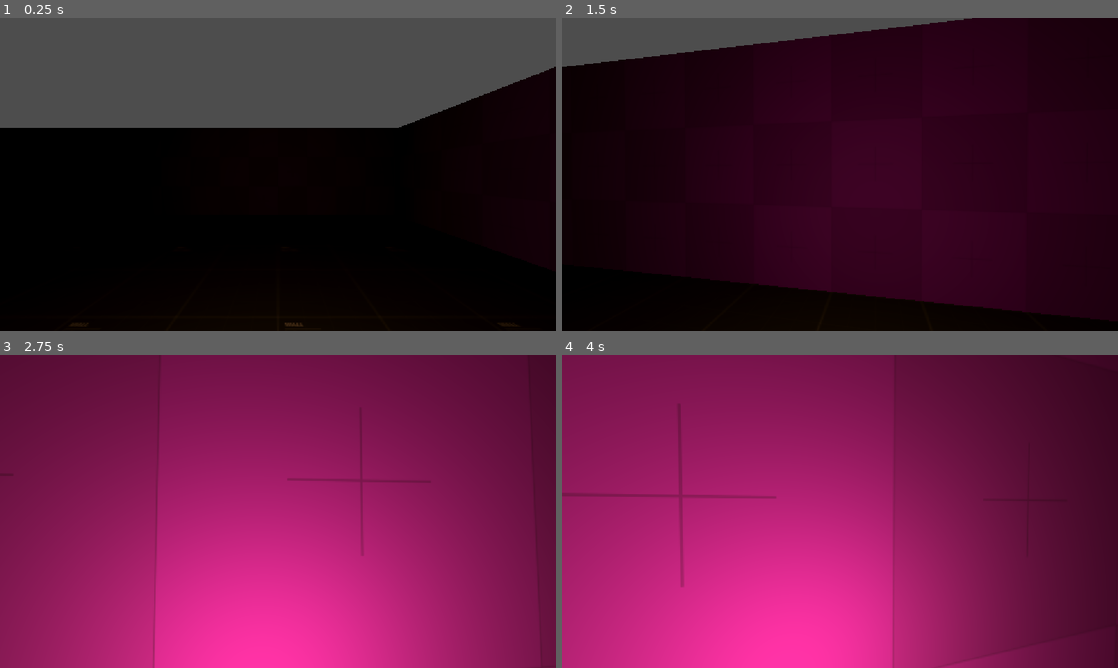
Above: before the commit, frames 1-4 (two rows, left to right).
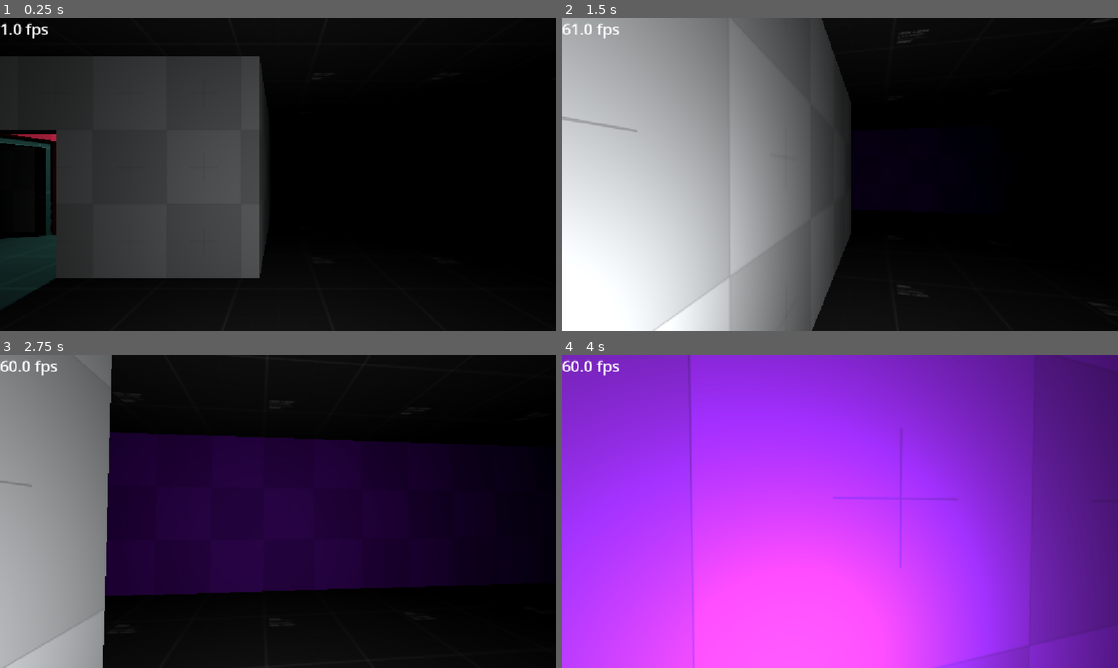
Above: after the commit, the same moments.

Repository: Marcinuu16/The-Last-Admin
Game: Godot game, scene res://levels/level1/level1.tscn
The game is run twice, just before and just after one commit, with the same random seed, the same clock (stepped at 60 frames per second) and the same inputs.
Inputs (mouse positions are in pixels of both pictures, inside the frame that each line leads up to):
- Up to frame 1 (0.25 s): no input
- Up to frame 2 (1.5 s): tap Enter (ui_accept) at 0.5, 0.77 s; move the mouse to (867, 174) at 0.52 s; hold W (action_forward) from 0.53 s (still down); tap E (action_interact) at 0.6, 1.35 s; move the mouse to (812, 174) at 1.27 s
- Up to frame 3 (2.75 s): keep holding W (action_forward); tap Enter (ui_accept) at 1.52 s; move the mouse to (289, 505) at 2.02 s; tap E (action_interact) at 2.1 s
- Up to frame 4 (4 s): keep holding W (action_forward); move the mouse to (834, 517) at 2.77 s; tap E (action_interact) at 2.85, 3.6 s; tap Enter (ui_accept) at 3.02, 3.77 s; move the mouse to (878, 514) at 3.52 s

The runs differ from the first frame. In frame 1, 49% of the frame differs, in the area x 0-100%, y 0-100%; in frame 2, 93%; in frame 3, 100%; in frame 4, 100%.

Commit message:
Add elevator, omni lights

Diff:
--- a/entities/player/player.gd
+++ b/entities/player/player.gd
@@ -1,6 +1,6 @@
 extends CharacterBody3D
 
-const SPEED = 5.0
+const SPEED = 3.0
 const JUMP_VELOCITY = 4.5
 var lock: bool = true
 
@@ -16,6 +16,9 @@
 
 func _ready():
 	Input.mouse_mode = Input.MOUSE_MODE_CAPTURED
+
+func _process(delta: float) -> void:
+	$Control/Label.text = str(Engine.get_frames_per_second())+" fps"
 
 func _physics_process(delta: float) -> void:
 	# Add the gravity.
@@ -33,6 +36,7 @@
 		velocity.y = JUMP_VELOCITY
 		buffer_time.stop()
 
+
 	# Get the input direction and handle movement.
 	var input_dir := Input.get_vector("action_left", "action_right", "action_forward", "action_backward")
 
@@ -44,6 +48,7 @@
 	else:
 		velocity.x = move_toward(velocity.x, 0, SPEED)
 		velocity.z = move_toward(velocity.z, 0, SPEED)
+
 
 	move_and_slide()
 
@@ -67,3 +72,7 @@
 		camera_handle.rotation.x = camera_pitch
 		camera_handle.rotation.y = 0.0
 		camera_handle.rotation.z = 0.0
+
+
+func _on_area_3d_body_entered(body: Node3D) -> void:
+	pass # Replace with function body.
--- a/entities/player/player.tscn
+++ b/entities/player/player.tscn
@@ -22,10 +22,12 @@
 
 [node name="MeshInstance3D" type="MeshInstance3D" parent="." unique_id=845791984]
 transform = Transform3D(1, 0, 0, 0, 1, 0, 0, 0, 1, 0, 1, 0)
+cast_shadow = 0
 mesh = SubResource("CapsuleMesh_7pxhf")
 
-[node name="MeshInstance3D2" type="MeshInstance3D" parent="." unique_id=1572493083]
-transform = Transform3D(1, 0, 0, 0, 0.6, 0, 0, 0, 1, 0, 1.1333008, 0.5871049)
+[node name="MeshInstance3D2" type="MeshInstance3D" parent="MeshInstance3D" unique_id=1572493083]
+transform = Transform3D(1, 0, 0, 0, 0.6, 0, 0, 0, 1, 0, 0.13330078, 0.5871049)
+cast_shadow = 0
 mesh = SubResource("CapsuleMesh_symyc")
 
 [node name="CollisionShape3D" type="CollisionShape3D" parent="." unique_id=611926844]
@@ -43,6 +45,13 @@
 
 [node name="OmniLight3D" type="OmniLight3D" parent="." unique_id=2079340347]
 transform = Transform3D(1, 0, 0, 0, 1, 0, 0, 0, 1, 0, 1, 0)
-light_color = Color(0.8764638, 0.6063275, 0.35047534, 1)
 omni_range = 10.0
 omni_attenuation = 2.0
+
+[node name="Control" type="CanvasLayer" parent="." unique_id=1298820888]
+
+[node name="Label" type="Label" parent="Control" unique_id=1864472984]
+offset_right = 502.0
+offset_bottom = 290.0
+theme_override_font_sizes/font_size = 32
+text = "tekst"
--- /dev/null
+++ b/levels/level1/area_3d.gd
@@ -0,0 +1,46 @@
+extends Area3D
+
+var can_use_door: bool = false
+var step: float = 0.05
+
+@onready var el1 = get_parent().get_node("CSGCombiner3D").get_node("el1")
+@onready var el2 = get_parent().get_node("CSGCombiner3D").get_node("el2")
+
+# Store original positions and sizes to prevent infinite drift
+@onready var el1_orig_pos = el1.position
+@onready var el1_orig_size_z = el1.size.z
+@onready var el2_orig_pos = el2.position
+@onready var el2_orig_size_z = el2.size.z
+
+func _on_body_entered(body: Node3D) -> void:
+	if body is CharacterBody3D:
+		can_use_door = true
+		print("???")
+
+func _on_body_exited(body: Node3D) -> void:
+	if body is CharacterBody3D:
+		can_use_door = false
+		print("ne")
+
+func open_elevator() -> void:
+	# 1. Update the size using the current step
+	el1.size.z = step
+	el2.size.z = step
+
+	# 2. Calculate total size difference from the original size
+	var size_diff = step - el1_orig_size_z
+
+	# 3. Set position relative to the original position (prevents accumulation)
+	el1.position.z = el1_orig_pos.z - (size_diff / 2.0)
+	el2.position.z = el2_orig_pos.z + (size_diff / 2.0)
+
+func _unhandled_input(event: InputEvent) -> void:
+	if Input.is_action_just_pressed("action_interact") and can_use_door:
+		# Disable interaction while opening so it can't be triggered twice
+		can_use_door = false
+
+		for i in range(10):
+			step += 0.1
+			open_elevator()
+			print(step)
+			await get_tree().create_timer(0.1).timeout # Changed to 0.1s for a smoother animation
--- a/levels/level1/level1.tscn
+++ b/levels/level1/level1.tscn
@@ -5,6 +5,10 @@
 [ext_resource type="Material" uid="uid://d07805smv7qq7" path="res://commons/materials/white_checker.tres" id="2_ps0pm"]
 [ext_resource type="Material" uid="uid://bgllg4yiib13d" path="res://commons/materials/red_checker.tres" id="5_3jy00"]
 [ext_resource type="PackedScene" uid="uid://beaw1pigp5836" path="res://entities/player/player.tscn" id="7_3jy00"]
+[ext_resource type="Script" uid="uid://b3rdbo6w78mry" path="res://levels/level1/area_3d.gd" id="7_8yb7b"]
+
+[sub_resource type="BoxShape3D" id="BoxShape3D_7pxhf"]
+size = Vector3(2, 2, 2)
 
 [node name="Node3D" type="Node3D" unique_id=465952292]
 
@@ -13,7 +17,12 @@
 use_collision = true
 
 [node name="floor" type="CSGBox3D" parent="CSGCombiner3D" unique_id=1368382379]
-transform = Transform3D(1, 0, 0, 0, 1, 0, 0, 0, 1, -13, 0, -4)
+transform = Transform3D(1, 0, 0, 0, 1, 0, 0, 0, 1, -13, 0, -3.9999998)
+size = Vector3(33, 1, 31)
+material = ExtResource("2_c6lro")
+
+[node name="floor2" type="CSGBox3D" parent="CSGCombiner3D" unique_id=913769329]
+transform = Transform3D(1, 0, 0, 0, 1, 0, 0, 0, 1, -13, 4, -3.9999998)
 size = Vector3(33, 1, 31)
 material = ExtResource("2_c6lro")
 
@@ -43,47 +52,52 @@
 material = ExtResource("2_ps0pm")
 
 [node name="wall7" type="CSGBox3D" parent="CSGCombiner3D" unique_id=979252284]
-transform = Transform3D(1, 0, 0, 0, 1, 0, 0, 0, 1, -26.925, 2, -13.05)
-size = Vector3(0.25, 3, 5)
+transform = Transform3D(1, 0, 0, 0, 1, 0, 0, 0, 1, -26.925, 2, -13.3)
+size = Vector3(0.25, 3, 4.5)
+material = ExtResource("2_ps0pm")
+
+[node name="wall12" type="CSGBox3D" parent="CSGCombiner3D" unique_id=1390810828]
+transform = Transform3D(1, 0, 0, 0, 1, 0, 0, 0, 1, -19.675, 2, -13.425)
+size = Vector3(0.25, 3, 4.75)
 material = ExtResource("2_ps0pm")
 
 [node name="wall8" type="CSGBox3D" parent="CSGCombiner3D" unique_id=1298195879]
-transform = Transform3D(1, 0, 0, 0, 1, 0, 0, 0, 1, -24.675, 2, -13.05)
-size = Vector3(0.25, 3, 5)
+transform = Transform3D(1, 0, 0, 0, 1, 0, 0, 0, 1, -24.675, 2, -13.425)
+size = Vector3(0.25, 3, 4.25)
 material = ExtResource("2_c6lro")
 
 [node name="doorway5" type="CSGBox3D" parent="CSGCombiner3D/wall8" unique_id=885317535]
-transform = Transform3D(1, 0, 0, 0, 1, 0, 0, 0, 1, 0, -0.5, 0.75)
+transform = Transform3D(1, 0, 0, 0, 1, 0, 0, 0, 1, 0, -0.5, 1.125)
 operation = 2
 size = Vector3(0.5, 2, 1.25)
 material = ExtResource("2_c6lro")
 
 [node name="doorway4" type="CSGBox3D" parent="CSGCombiner3D/wall8" unique_id=1270766921]
-transform = Transform3D(1, 0, 0, 0, 1, 0, 0, 0, 1, 0, -0.5, -1.5)
+transform = Transform3D(1, 0, 0, 0, 1, 0, 0, 0, 1, 0, -0.5, -1.125)
 operation = 2
 size = Vector3(0.5, 2, 1.25)
 material = ExtResource("2_c6lro")
 
 [node name="wall11" type="CSGBox3D" parent="CSGCombiner3D" unique_id=1979483882]
-transform = Transform3D(1, 0, 0, 0, 1, 0, 0, 0, 1, -24.425, 2, -13.05)
-size = Vector3(0.25, 3, 5)
+transform = Transform3D(1, 0, 0, 0, 1, 0, 0, 0, 1, -24.425, 2, -13.425)
+size = Vector3(0.25, 3, 4.25)
 material = ExtResource("5_3jy00")
 
-[node name="doorway7" type="CSGBox3D" parent="CSGCombiner3D/wall11" unique_id=708933936]
-transform = Transform3D(1, 0, 0, 0, 1, 0, 0, 0, 1, 0.10000038, -0.42499995, 0.75)
+[node name="doorway6" type="CSGBox3D" parent="CSGCombiner3D/wall11" unique_id=1014420213]
+transform = Transform3D(1, 0, 0, 0, 1, 0, 0, 0, 1, 0.10000038, -0.4250002, -1.125)
 operation = 2
 size = Vector3(0.5, 2.15, 1.5)
 material = ExtResource("5_3jy00")
 
-[node name="doorway6" type="CSGBox3D" parent="CSGCombiner3D/wall11" unique_id=1014420213]
-transform = Transform3D(1, 0, 0, 0, 1, 0, 0, 0, 1, 0.10000038, -0.4250002, -1.5)
+[node name="doorway7" type="CSGBox3D" parent="CSGCombiner3D/wall11" unique_id=1733006787]
+transform = Transform3D(1, 0, 0, 0, 1, 0, 0, 0, 1, 0.10000038, -0.4250002, 1.125)
 operation = 2
 size = Vector3(0.5, 2.15, 1.5)
 material = ExtResource("5_3jy00")
 
 [node name="wall5" type="CSGBox3D" parent="CSGCombiner3D" unique_id=1973642762]
-transform = Transform3D(-4.371139e-08, 0, 1, 0, 1, 0, -1, 0, -4.371139e-08, -25.3, 2, -15.675)
-size = Vector3(0.25, 3, 7)
+transform = Transform3D(-4.371139e-08, 0, 1, 0, 1, 0, -1, 0, -4.371139e-08, -24.3, 2, -15.675)
+size = Vector3(0.25, 3, 9)
 material = ExtResource("2_ps0pm")
 
 [node name="wall9" type="CSGBox3D" parent="CSGCombiner3D" unique_id=1143612724]
@@ -92,15 +106,21 @@
 material = ExtResource("2_ps0pm")
 
 [node name="wall10" type="CSGBox3D" parent="CSGCombiner3D" unique_id=1645541773]
-transform = Transform3D(-4.371139e-08, 0, 1, 0, 1, 0, -1, 0, -4.371139e-08, -25.8, 2, -11.175)
-size = Vector3(0.25, 3, 2)
+transform = Transform3D(-4.371139e-08, 0, 1, 0, 1, 0, -1, 0, -4.371139e-08, -23.3, 2, -11.175)
+size = Vector3(0.25, 3, 7)
 material = ExtResource("2_ps0pm")
 
 [node name="doorway2" type="CSGBox3D" parent="CSGCombiner3D" unique_id=430696280]
 transform = Transform3D(-4.371139e-08, 0, 1, 0, 1, 0, -1, 0, -4.371139e-08, -22.925, 1.5, -15.675002)
 operation = 2
 size = Vector3(0.5, 2, 1.25)
-material = ExtResource("2_ps0pm")
+material = ExtResource("2_c6lro")
+
+[node name="doorway4" type="CSGBox3D" parent="CSGCombiner3D" unique_id=1451591118]
+transform = Transform3D(-4.371139e-08, 0, 1, 0, 1, 0, -1, 0, -4.371139e-08, -22.925, 1.5, -11.175002)
+operation = 2
+size = Vector3(0.5, 2, 1.25)
+material = ExtResource("2_c6lro")
 
 [node name="doorway3" type="CSGBox3D" parent="CSGCombiner3D" unique_id=441254266]
 transform = Transform3D(-4.371139e-08, 0, 1, 0, 1, 0, -1, 0, -4.371139e-08, -27.925, 1.5, -15.675002)
@@ -112,7 +132,37 @@
 transform = Transform3D(1, 0, 0, 0, 1, 0, 0, 0, 1, -25.175, 1.5, -17.675)
 operation = 2
 size = Vector3(0.5, 2, 1.25)
-material = ExtResource("2_ps0pm")
+material = ExtResource("2_c6lro")
+
+[node name="el1" type="CSGBox3D" parent="CSGCombiner3D" unique_id=1214703088]
+transform = Transform3D(1, 0, 0, 0, 1, 0, 0, 0, 1, -24.65, 1.75, -11.425)
+size = Vector3(0.1, 2.5, 0.25)
+material = ExtResource("2_c6lro")
+
+[node name="el2" type="CSGBox3D" parent="CSGCombiner3D" unique_id=1726037066]
+transform = Transform3D(1, 0, 0, 0, 1, 0, 0, 0, 1, -24.65, 1.75, -13.175)
+size = Vector3(0.1, 2.5, 0.25)
+material = ExtResource("2_c6lro")
 
 [node name="Player" parent="." unique_id=180061358 instance=ExtResource("7_3jy00")]
-transform = Transform3D(1, 0, 0, 0, 1, 0, 0, 0, 1, 0, 1, -12)
+transform = Transform3D(1, 0, 0, 0, 1, 0, 0, 0, 1, -18.5, 1, -8.5)
+
+[node name="Area3D" type="Area3D" parent="." unique_id=701214061]
+transform = Transform3D(1, 0, 0, 0, 1, 0, 0, 0, 1, -25, 1.5, -12.5)
+collision_layer = 9
+collision_mask = 2
+script = ExtResource("7_8yb7b")
+
+[node name="CollisionShape3D" type="CollisionShape3D" parent="Area3D" unique_id=1538395359]
+transform = Transform3D(1, 0, 0, 0, 1, 0, 0, 0, 1, 0, 0.5, 0)
+shape = SubResource("BoxShape3D_7pxhf")
+debug_color = Color(0, 11.708403, 13.469126, 1)
+
+[node name="OmniLight3D" type="OmniLight3D" parent="." unique_id=185788644]
+transform = Transform3D(1, 0, 0, 0, 1, 0, 0, 0, 1, -22, 3.5, -13.5)
+light_color = Color(0.55321705, 0.9957152, 0.9249415, 1)
+light_energy = 2.0
+shadow_enabled = true
+
+[connection signal="body_entered" from="Area3D" to="Area3D" method="_on_body_entered"]
+[connection signal="body_exited" from="Area3D" to="Area3D" method="_on_body_exited"]
--- a/levels/testLevel/test_level.tscn
+++ b/levels/testLevel/test_level.tscn
@@ -85,13 +85,5 @@
 shape = SubResource("BoxShape3D_7pxhf")
 debug_color = Color(0.9764706, 0.58431375, 0.40784314, 1)
 
-[node name="Control" type="CanvasLayer" parent="." unique_id=1339315068]
-
-[node name="Label" type="Label" parent="Control" unique_id=902316665]
-offset_right = 502.0
-offset_bottom = 290.0
-theme_override_font_sizes/font_size = 32
-text = "tekst"
-
 [connection signal="body_entered" from="Area3D" to="." method="_on_area_3d_body_entered"]
 [connection signal="body_exited" from="Area3D" to="." method="_on_area_3d_body_exited"]
Not shown, added: levels/level1/area_3d.gd.uid
